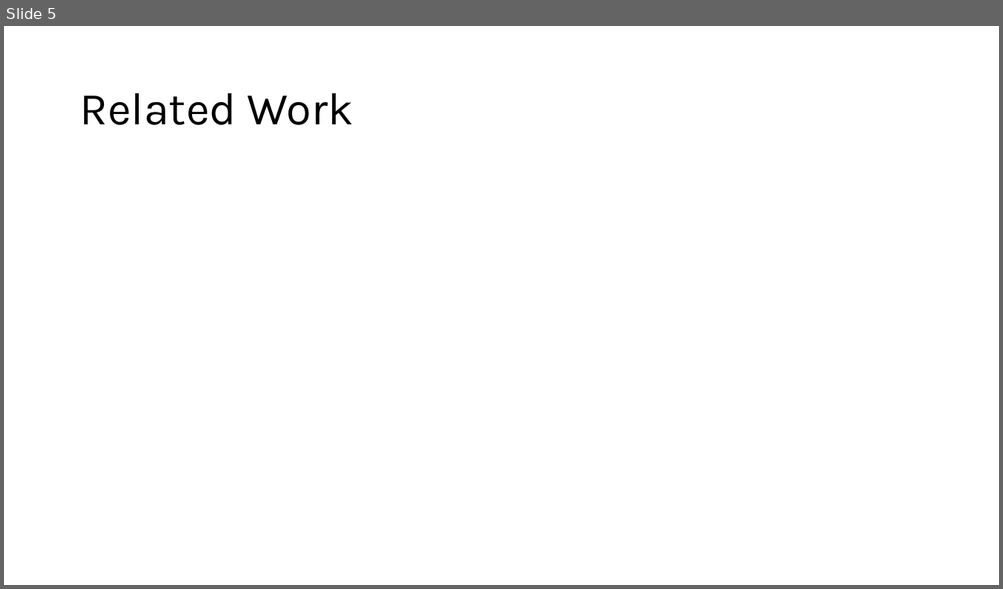
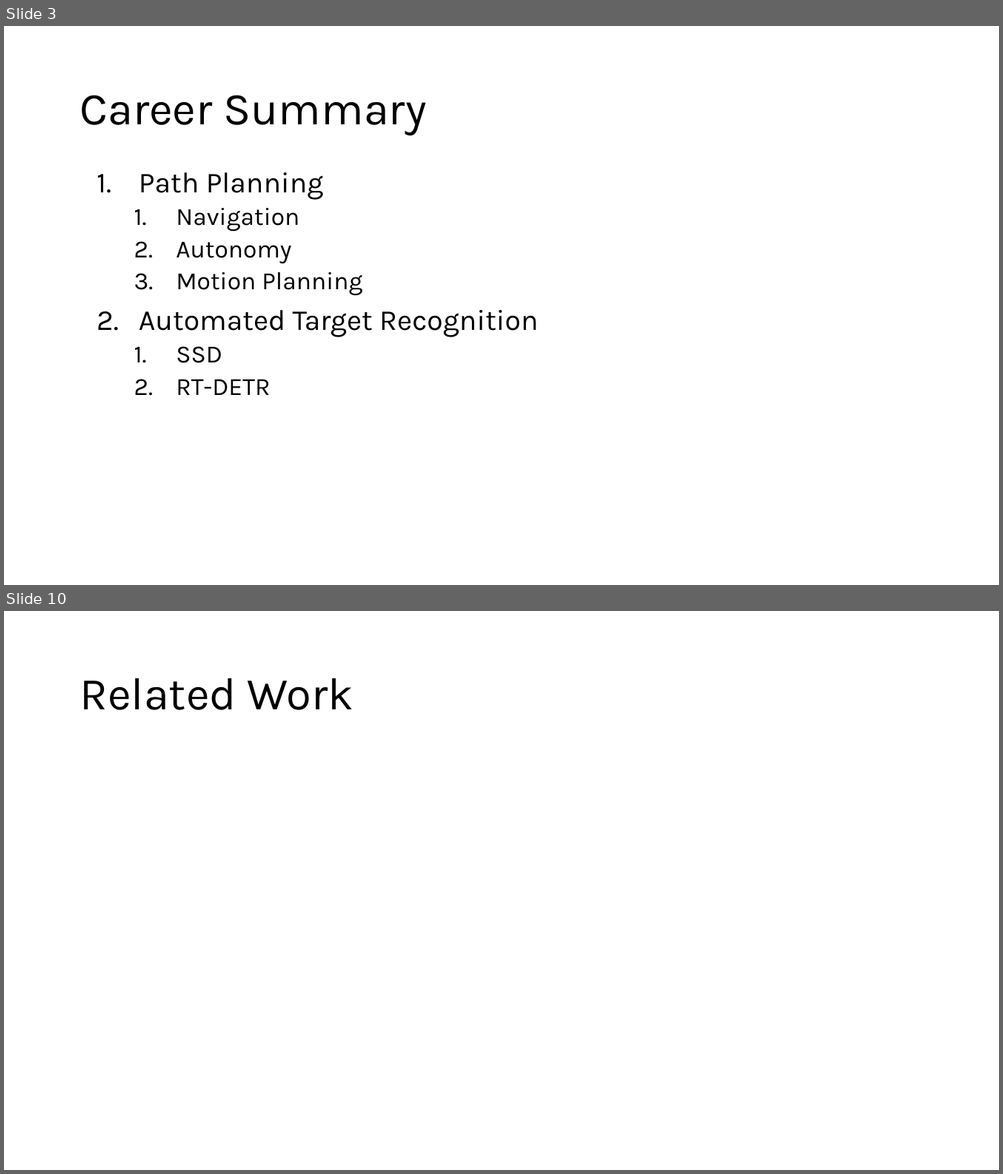
Before and after one commit to akshaygulabrao/flappybird-monorepo, a slide deck: Slides.pptx. Shown one above the other, each under a label of ours: slide 5 before the commit, slides 3 and 10 after it; the slides between them are not shown. The pictures are 1003x589 and 1003x1174 pixels, drawn with LibreOffice and Linux fonts; fonts in the diff are those of the drawing. Boxes give left, top, right and bottom in pixels: in the first picture for what was removed or moved away, otherwise in the second. Text is boxed around its words. In the diff, an @@ line names an element or a change of style, - is before the commit and + after.

```diff
--- a/Slides.pptx
+++ b/Slides.pptx
@@ slide 3 added at (4, 26, 999, 585), background #FFFFFF @@
@@ title added at (79, 95, 426, 136), 44 pt, text #000000 @@
+Career Summary
@@ text added at (139, 173, 538, 395), 24 pt, text #000000 @@
+1. Path Planning
+  1. Navigation
+  2. Autonomy
+  3. Motion Planning
+2. Automated Target Recognition
+  1. SSD
+  2. RT-DETR
@@ what was slide 5 is now slide 10 @@
```
Also in this commit, not shown: 3 slides changed, 5 other slides added, 1 slide removed, 1 other file.
